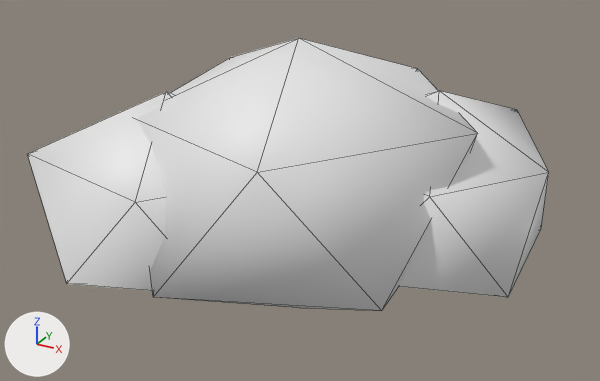
Before and after pictures for a commit that changed the glTF model models/variants/bush_round_v4.glb.
The view is the same before and after, from a 50 mm camera at (1.065, -1.931, 1.257) aimed at (0.002, 0.002, 0.29). Lighting does not change. The marker at lower left points along +X, +Y and +Z. The first picture is the older version. Mesh edges are drawn as thin lines. Vertices at exactly the same position are counted once.

In view in the first picture: 'Bush'.
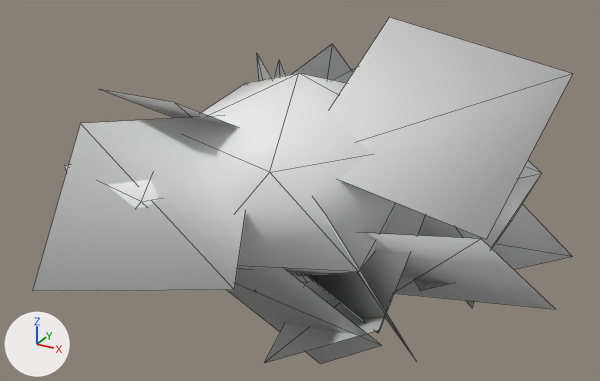
Location of each change, (x1, y1, x2, y2) in pixels of the pictures (600 x 381 px; the box of a moved part takes in the faces that stretch with it):
'Bush', reshaped (27% taller): before (27, 38, 549, 311); after (32, 17, 573, 364)
part 1 of me_blob0, moved or reshaped: before (136, 38, 477, 311); after (186, 73, 397, 276)
part 2 of me_blob0, rebuilt: before (27, 92, 174, 291); after (65, 164, 159, 208)
part 3 of me_blob0, rebuilt: before (399, 91, 549, 297); after (418, 161, 542, 248)
part 4 of me_blob0, added: after (32, 17, 573, 364)

The change in detail:
me_blob0 is used by ob_bush; location (0.0, 0.0, 0.0).
me_blob0 had 36 vertices, 60 faces and spanned x -0.67..0.664, y -0.537..0.527, z -0.104..0.736.
me_blob0 now has 112 vertices, 98 faces and spans x -0.727..0.738, y -0.679..0.616, z -0.327..0.769.
me_blob0 part 1: the loose piece of 12 vertices spanning x -0.494..0.508, y -0.488..0.488, z -0.104..0.736 is scaled about its middle by 0.75, then moved by (-0.002, 0.0, 0.009).
me_blob0 part 2: the loose piece of 12 vertices spanning x -0.67..-0.022, y -0.537..0.119, z -0.008..0.597 is rebuilt with 12 vertices and now spans x -0.535..-0.049, y -0.459..0.029, z 0.021..0.471.
me_blob0 part 3: the loose piece of 12 vertices spanning x 0.028..0.664, y -0.195..0.527, z 0.008..0.601 is rebuilt with 12 vertices and now spans x 0.13..0.647, y -0.101..0.43, z 0.034..0.482.
Part 4, on me_blob0:
76 vertices are added at x -0.727..0.738, y -0.679..0.616, z -0.327..0.769.
38 new faces join them.
